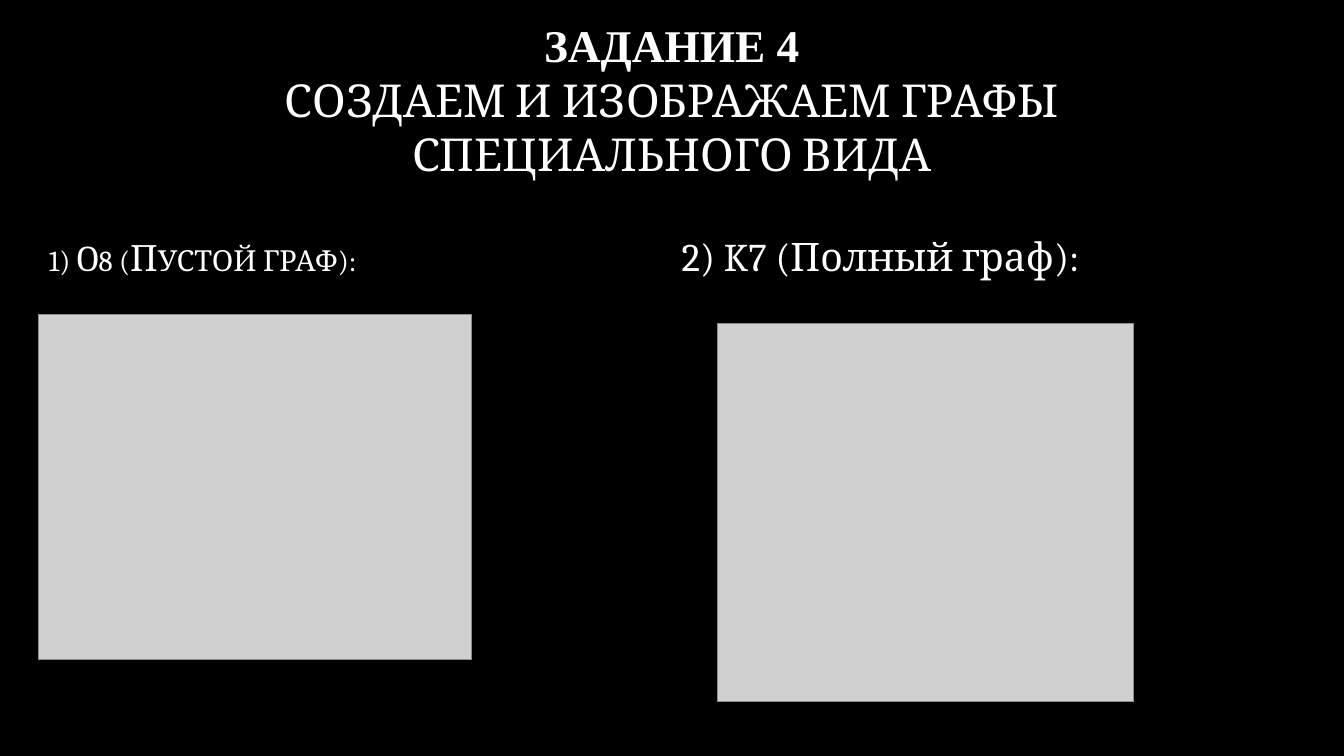
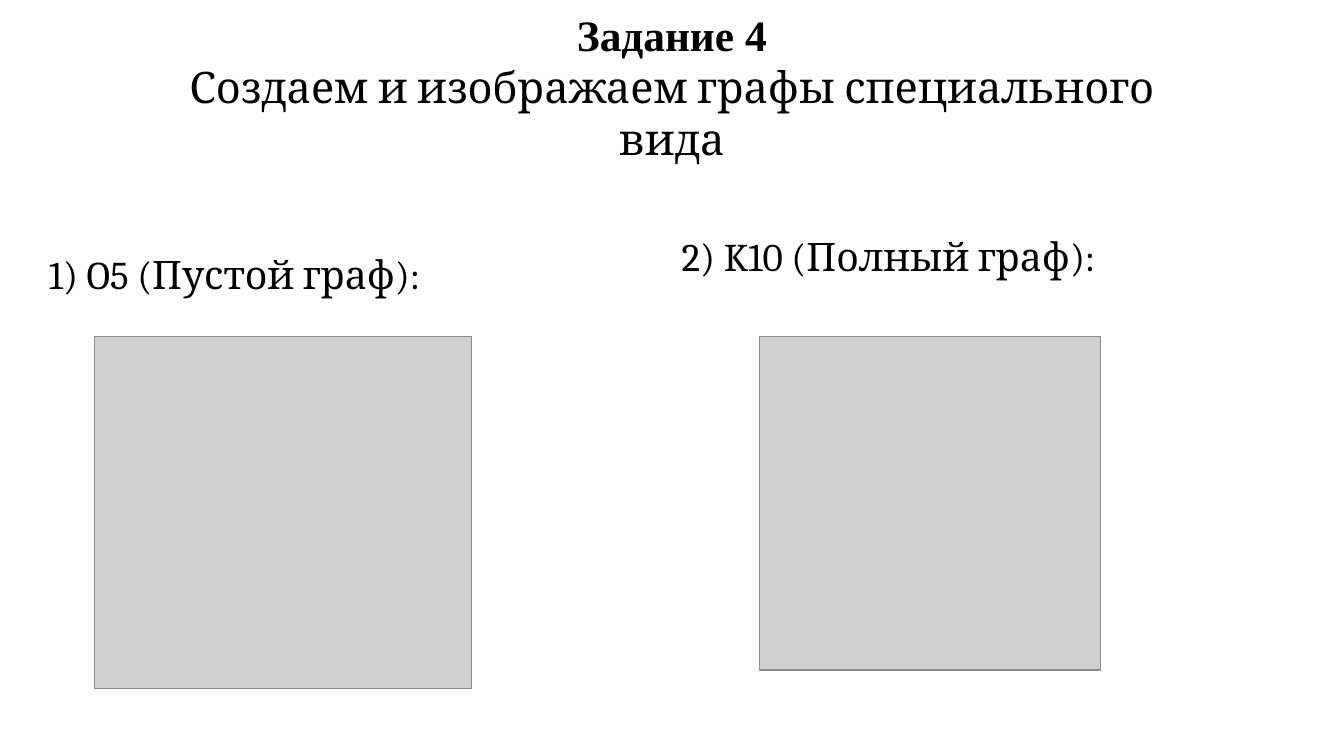
Before and after one commit to Lustitel/PPP_Labs, a slide deck: slide 9 of Lab2 презентация.pptx. Drawn at 1344x756 pixels with LibreOffice and Linux fonts; fonts in the diff are those of the drawing; grey boxes stand for pictures; background and template pictures are left out. Boxes give left, top, right and bottom in pixels: in the first picture for what was removed or moved away, otherwise in the second. Text is boxed around its words. In the diff, an @@ line names an element or a change of style, - is before the commit and + after.

```diff
--- a/Lab2 презентация.pptx
+++ b/Lab2 презентация.pptx
@@ background picture (left out) to #FFFFFF @@
@@ title at [189, 22, 1154, 164]: text changed; size 32.4 to 31 pt; text colour gradient #FFFFFF to #A6A6A6 to #000000 @@
-ЗАДАНИЕ 4
-СОЗДАЕМ И ИЗОБРАЖАЕМ ГРАФЫ СПЕЦИАЛЬНОГО ВИДА
+Задание 4
+Создаем и изображаем графы специального вида
@@ text "1) O5 (Пустой граф):" at [49, 259, 395, 299]: vertical alignment middle to top @@
@@ text at [49, 259, 395, 299]: text changed; size 25.9 to 28 pt; text colour gradient #FFFFFF to #BFBFBF to #000000 @@
-1) O8 (Пустой граф):
+1) O5 (Пустой граф):
@@ text at [682, 241, 1070, 281]: text changed; text colour #FFFFFF to #000000 @@
-2) K7 (Полный граф):
+2) K10 (Полный граф):
@@ picture: place and size @@
-picture at [38, 315, 472, 660]
+picture at [95, 337, 472, 690]
@@ picture: place and size @@
-picture at [718, 324, 1134, 702]
+picture at [760, 337, 1102, 670]
```
Also in this commit, not shown: 24 other slides changed, 1 other file.
